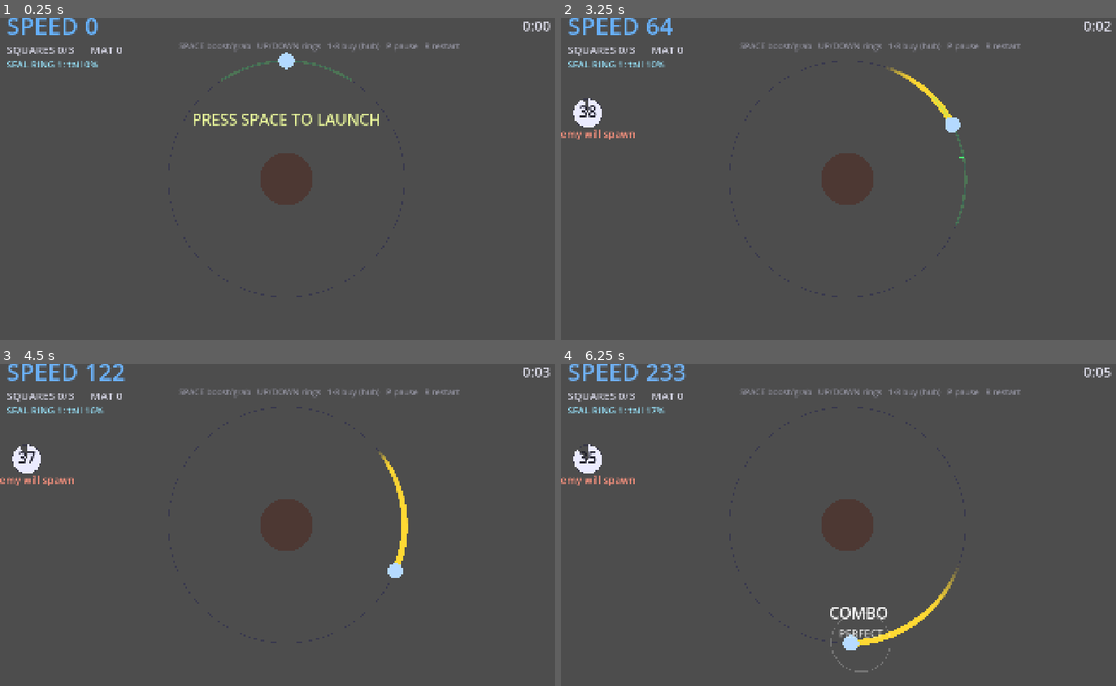
Above: before the commit, frames 1-4 (two rows, left to right).
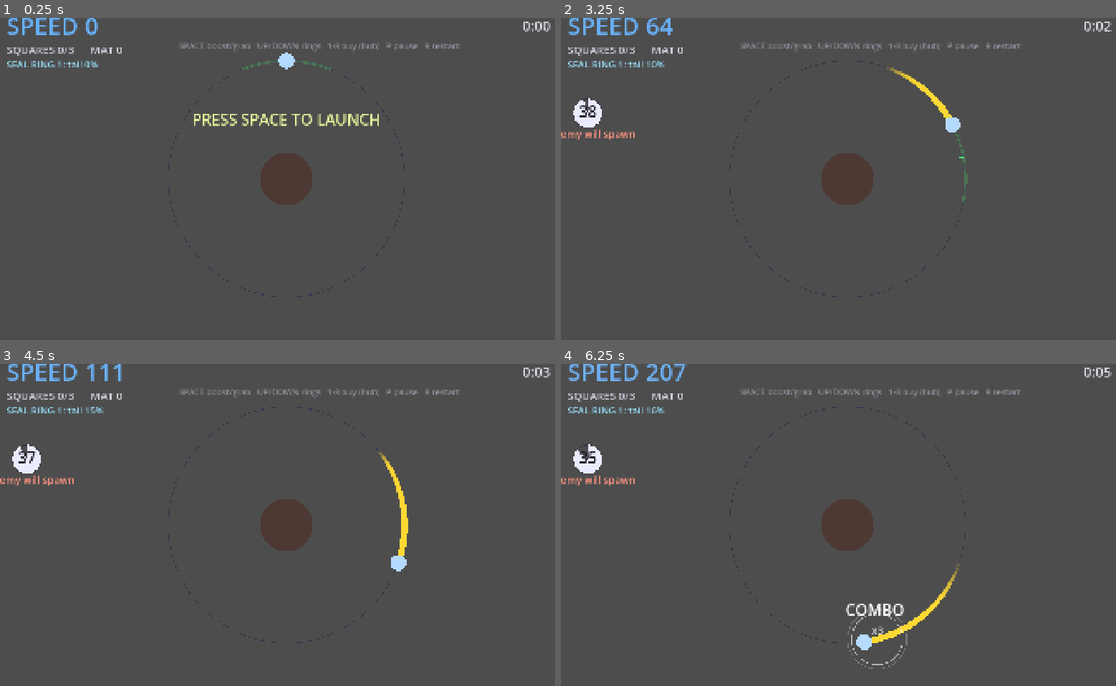
Above: after the commit, the same moments.

Repository: kjbrown-sandbox/juniper-dev-gamejam
Game: Godot game, scene res://Game.tscn
Two runs of this game, one before a commit and one after it. Both use one fixed random seed, a clock stepped at 60 frames per second and the inputs below.
Inputs (mouse positions are in pixels of both pictures, inside the frame that each line leads up to):
- Up to frame 1 (0.25 s): no input
- Up to frame 2 (3.25 s): tap Enter at 0.5 s; move the mouse to (971, 162) at 0.52 s; hold Up 0.53-1.28 s; tap 1 at 0.6 s; click (971, 162) at 0.67 s; tap Space at 0.77, 1.07, 1.52, 1.82, 3.02 s; tap 2 at 0.8, 1.35 s; move the mouse to (733, 195) at 1.27 s; hold Down 1.28-2.03 s; click (733, 195) at 1.42 s; tap 3 at 1.55, 2.1 s; move the mouse to (905, 108) at 2.02 s; hold Up from 2.03 s (still down); click (905, 108) at 2.17 s; tap 4 at 2.3, 2.85 s; move the mouse to (816, 243) at 2.77 s; click (816, 243) at 2.92 s; tap 5 at 3.05 s
- Up to frame 3 (4.5 s): tap Space at 3.32, 3.77, 4.07 s; move the mouse to (460, 573) at 3.52 s; release Up at 3.53 s; hold Down from 3.53 s (still down); tap 5 at 3.6 s; click (460, 573) at 3.67 s; tap 6 at 3.8, 4.35 s; move the mouse to (116, 476) at 4.27 s; click (116, 476) at 4.42 s
- Up to frame 4 (6.25 s): tap Space at 4.52, 4.82, 6.02 s; tap 7 at 4.55, 5.1 s; move the mouse to (877, 525) at 5.02 s; click (877, 525) at 5.17 s; tap 8 at 5.3, 5.85 s; move the mouse to (760, 444) at 5.77 s; release Down at 5.78 s; hold Up from 5.78 s (still down); click (760, 444) at 5.92 s; tap 9 at 6.05 s

The runs differ from the first frame. In frame 1, less than 0.1% of the frame differs, in the area x 39-64%, y 14-20%; in frame 2, less than 0.1%; in frame 3, 0.3%; in frame 4, 1.1%, in the area x 16-72%, y 0-96%.

Commit message:
Light shockwave (item 6), inventory retier, reach-as-upgrade
- SPACE over light(s) fires one shockwave centered on the boosted lights at 2x the
  square reach: vacuums squares (to cap), cracks asteroids (ignoring the ring gate),
  chips enemies 1 HP. Flash draw honors an optional radius.
- Inventory line retiered to 3/6/10/15/20 with costs 3/6/10/15 (each = prior cap, so
  it bootstraps under the capped wallet); removed Bigger squares; "inv" eff takes a
  per-node amt.
- Reach is no longer a free default: base reaches back to old small values; new
  "Larger space hit" econ chain (5/10/15/20) drives reach_mult()=1+level/6, so the
  15-cost (3rd) tier = the old 1.5x size and IV continues the same step. Scales every
  SPACE check + shockwave + vacuum.

Co-Authored-By: Claude Opus 4.8 (1M context) <noreply@anthropic.com>

Diff:
--- a/Game.gd
+++ b/Game.gd
@@ -29,7 +29,7 @@
 @export var seal_zoom := 1.9            # camera punch-in during the seal
 @export var seal_zoom_time := 0.5       # s to become fully zoomed in
 @export var reveal_dur := 1.8           # s the camera zooms out to show the newly opened ring
-@export var gate_dist := 105.0          # px along the ring to accept a light (same on every ring)
+@export var gate_dist := 70.0          # px along the ring to accept a light (same on every ring)
 @export var light_delay := 2.0
 @export var light_delay_jitter := 0.25
 @export var light_cost := 1.0
@@ -61,7 +61,7 @@
 @export var feed_per_square := 5.0
 @export var material_max := 1             # squares on the ring (doubles per upgrade)
 @export var square_ready_time := 1.0      # s a freshly-spawned square fades in before it's grabbable
-@export var pickup_radius := 135.0
+@export var pickup_radius := 90.0       # base SPACE reach for squares (scaled by reach_mult())
 @export var deposit_interval := 0.12
 @export var suck_time := 0.45
 @export var max_inventory := 3          # most squares you can carry at once (doubles per upgrade)
@@ -73,12 +73,12 @@
 @export var asteroid_speed := 1.2
 @export var asteroid_hits := 3
 @export var asteroid_hit_mult := 0.7
-@export var asteroid_tol := 0.24
+@export var asteroid_tol := 0.16
 @export var asteroid_hit_cd := 0.5
 
 # ── Siphoner threats (frontier) ────────────────────────────
 @export var threat_radius := 14.0
-@export var enemy_hit_dist := 105.0     # proximity to SPACE-hit an enemy
+@export var enemy_hit_dist := 70.0      # base SPACE reach for enemies (scaled by reach_mult())
 @export var enemy_contact_dist := 34.0  # proximity at which a passed enemy slows you (item 9)
 @export var threat_speed := 90.0
 @export var threat_hp := 2
@@ -154,6 +154,7 @@
 var has_material_boost := false
 var has_ramming := false
 var has_vacuum := false
+var reach_level := 0      # "Larger space hit" upgrades; reach_mult() = 1 + level/6 (lvl3 = 1.5x)
 var beam_on := false
 var shop_sq: Array = []
 var shop_bt: Array = []
@@ -197,8 +198,12 @@
 func econ_nodes() -> Array:
 	return [
 		{ "id":"esq",    "name":"More squares",            "req":"",       "cost":1,  "eff":"material", "cur":"sq", "desc":"+1 square on the ring" },
+		{ "id":"ereach1","name":"Larger space hit",        "req":"",       "cost":5,  "eff":"reach",    "cur":"sq", "desc":"Bigger SPACE reach (squares, lights, enemies, asteroids)" },
+		{ "id":"ereach2","name":"Larger space hit II",     "req":"ereach1","cost":10, "eff":"reach",    "cur":"sq", "desc":"Bigger SPACE reach" },
+		{ "id":"ereach3","name":"Larger space hit III",    "req":"ereach2","cost":15, "eff":"reach",    "cur":"sq", "desc":"Bigger SPACE reach" },
+		{ "id":"ereach4","name":"Larger space hit IV",     "req":"ereach3","cost":20, "eff":"reach",    "cur":"sq", "desc":"Bigger SPACE reach" },
 		{ "id":"ecore1", "name":"More core capacity",      "req":"esq",    "cost":2,  "eff":"core",     "cur":"sq", "desc":"Double the core's capacity" },
-		{ "id":"einv1",  "name":"More square capacity",    "req":"esq",    "cost":2,  "eff":"inv",      "cur":"sq", "desc":"Carry +3 more squares" },
+		{ "id":"einv1",  "name":"More square capacity",    "req":"esq",    "cost":3,  "amt":3, "eff":"inv", "cur":"sq", "desc":"Carry up to 6 squares" },
 		{ "id":"ecore2", "name":"More core capacity II",   "req":"ecore1", "cost":4,  "eff":"core",     "cur":"sq", "desc":"Double the core's capacity" },
 		{ "id":"eb1",    "name":"Boost light",             "req":"ecore1", "cost":5,  "eff":"boost",    "cur":"sq", "desc":"Light +50% speed, but +1 core/light" },
 		{ "id":"ecore3", "name":"More core capacity III",  "req":"ecore2", "cost":8,  "eff":"core",     "cur":"sq", "desc":"Double the core's capacity" },
@@ -208,10 +213,9 @@
 		{ "id":"edual",  "name":"Double lights",           "req":["efast1","eb2"], "cost":11, "mat":1, "eff":"dual",  "cur":"sq", "desc":"Two boost lights at once (+1 mat)" },
 		{ "id":"eb2",    "name":"Boost light II",          "req":"eb1",    "cost":10, "eff":"boost",    "cur":"sq", "desc":"Light +50% speed, but +1 core/light" },
 		{ "id":"eb3",    "name":"Boost light III",         "req":"eb2",    "cost":20, "eff":"boost",    "cur":"sq", "desc":"Light +50% speed, but +1 core/light" },
-		{ "id":"einv2",  "name":"More square capacity II", "req":"einv1",  "cost":4,  "eff":"inv",      "cur":"sq", "desc":"Carry +3 more squares" },
-		{ "id":"einv3",  "name":"More square capacity III","req":"einv2",  "cost":8,  "eff":"inv",      "cur":"sq", "desc":"Carry +3 more squares" },
-		{ "id":"ebig1",  "name":"Bigger squares",          "req":"einv2",  "cost":5,  "eff":"feed",     "cur":"sq", "desc":"Each square feeds +1 more core" },
-		{ "id":"ebig2",  "name":"Bigger squares II",       "req":"ebig1",  "cost":13, "eff":"feed",     "cur":"sq", "desc":"Each square feeds +1 more core" },
+		{ "id":"einv2",  "name":"More square capacity II", "req":"einv1",  "cost":6,  "amt":4, "eff":"inv", "cur":"sq", "desc":"Carry up to 10 squares" },
+		{ "id":"einv3",  "name":"More square capacity III","req":"einv2",  "cost":10, "amt":5, "eff":"inv", "cur":"sq", "desc":"Carry up to 15 squares" },
+		{ "id":"einv4",  "name":"More square capacity IV", "req":"einv3",  "cost":15, "amt":5, "eff":"inv", "cur":"sq", "desc":"Carry up to 20 squares" },
 		{ "id":"esq2",   "name":"More squares II",         "req":"einv1",  "cost":3,  "eff":"material", "cur":"sq", "desc":"+1 square on the ring" },
 		{ "id":"esq3",   "name":"More squares III",        "req":"esq2",   "cost":6,  "eff":"material", "cur":"sq", "desc":"+1 square on the ring" },
 		{ "id":"esq4",   "name":"More squares IV",         "req":"esq3",   "cost":12, "eff":"material", "cur":"sq", "desc":"+1 square on the ring" },
@@ -299,6 +303,7 @@
 	has_material_boost = false
 	has_ramming = false
 	has_vacuum = false
+	reach_level = 0
 	beam_on = false
 	bought = {}
 	# restore upgrade-modified tunables to their export bases (snapshotted in _ready)
@@ -380,6 +385,12 @@
 	return r * Vector2(cos(a), sin(a))
 
 
+func reach_mult() -> float:
+	# SPACE-hit reach grows with "Larger space hit": +1/6 per level, so level 3 = 1.5x (the
+	# old default size), level 4 keeps the same step (1.667x).
+	return 1.0 + float(reach_level) / 6.0
+
+
 func speed_t() -> float:
 	return clampf(speed / max_speed, 0.0, 1.0)
 
@@ -600,7 +611,7 @@
 		if has_vacuum:
 			for i in range(materials.size() - 1, -1, -1):
 				var mv: Dictionary = materials[i]
-				if mv.ready <= 0.0 and inventory < max_inventory and moon_world().distance_to(ring_point(ring_r(1), mv.angle)) < pickup_radius:
+				if mv.ready <= 0.0 and inventory < max_inventory and moon_world().distance_to(ring_point(ring_r(1), mv.angle)) < pickup_radius * reach_mult():
 					collect_square(i)
 
 
@@ -830,11 +841,35 @@
 	# Returns true if the press connected with anything (square/light/enemy/asteroid).
 	var did := false
 	var mw := moon_world()
-	# Grab EVERY square within reach (up to the carry cap). Iterate back-to-front.
+	var rm := reach_mult()   # "Larger space hit" scales every SPACE reach below
+
+	# Lights FIRST — boosting one (or several aligned at once) fires a single shockwave centered
+	# on the boosted lights, reaching 2× the square-grab radius. It sweeps squares, asteroids, and
+	# enemies in that blast (Euclidean), on top of the normal per-target reach below.
+	var shock_pts: Array[Vector2] = []
+	for i in range(lights.size() - 1, -1, -1):
+		if display_radius * absf(wrapf(angle - lights[i], -PI, PI)) <= gate_dist * rm:
+			shock_pts.append(ring_point(display_radius, lights[i]))
+			do_boost(i)
+			did = true
+	var shock := not shock_pts.is_empty()
+	var shock_r := pickup_radius * 2.0 * rm
+	var shock_c := Vector2.ZERO
+	if shock:
+		for p in shock_pts:
+			shock_c += p
+		shock_c /= float(shock_pts.size())
+		flashes.append({ "pos": shock_c, "life": 0.55, "r": shock_r })
+		shake = minf(2.0, shake + 0.5)
+		for n in 20:
+			particles.append({ "pos": shock_c, "vel": Vector2.from_angle(randf_range(-PI, PI)) * randf_range(160.0, 380.0), "life": randf_range(0.3, 0.6) })
+
+	# Squares — normal reach from the moon, OR caught in the shockwave. Up to the carry cap.
 	for i in range(materials.size() - 1, -1, -1):
 		var m: Dictionary = materials[i]
-		if mw.distance_to(ring_point(ring_r(1), m.angle)) < pickup_radius:
-			var sp := ring_point(ring_r(1), m.angle) + Vector2(0, -26)
+		var smp := ring_point(ring_r(1), m.angle)
+		if mw.distance_to(smp) < pickup_radius * rm or (shock and shock_c.distance_to(smp) < shock_r):
+			var sp := smp + Vector2(0, -26)
 			if m.ready > 0.0:
 				popups.append({ "pos": sp, "text": "NOT READY", "life": 0.6, "size": 14 })
 				did = true
@@ -844,48 +879,50 @@
 			else:
 				collect_square(i)
 				did = true
-	# Boost on EVERY aligned light at once.
-	for i in range(lights.size() - 1, -1, -1):
-		if display_radius * absf(wrapf(angle - lights[i], -PI, PI)) <= gate_dist:
-			do_boost(i)
-			did = true
-	# SPACE-hit EVERY enemy within reach. A still-flying enemy hit mid-air (while traversing)
-	# dies instantly; a latched enemy, or any hit while on a ring, takes one normal HP.
+
+	# Enemies — normal reach (with the mid-air instakill) OR the shockwave (always a normal 1 HP).
 	var hit_enemy := false
 	for t in threats:
-		if mw.distance_to(ring_point(t.radius, t.angle)) < enemy_hit_dist:
-			var midair: bool = moving and not t.latched
-			if midair:
-				t.hp = 0
-			else:
-				t.hp -= 1
-			t.cd = asteroid_hit_cd   # a successful hit suppresses the contact-slow this pass
-			hit_enemy = true
-			did = true
-			var ep := ring_point(t.radius, t.angle)
-			shake = minf(1.8, shake + (0.5 if t.hp <= 0 else 0.25))
-			for i in (10 if t.hp <= 0 else 5):
-				particles.append({ "pos": ep, "vel": Vector2.from_angle(randf_range(-PI, PI)) * randf_range(120.0, 280.0), "life": randf_range(0.2, 0.5) })
-			if midair:
-				popups.append({ "pos": ep + Vector2(0, -30), "text": "MID-AIR KILL BONUS", "life": 0.9, "size": 18 })
+		var ep := ring_point(t.radius, t.angle)
+		var in_normal: bool = mw.distance_to(ep) < enemy_hit_dist * rm
+		var in_shock: bool = shock and shock_c.distance_to(ep) < shock_r
+		if not (in_normal or in_shock):
+			continue
+		var midair: bool = in_normal and moving and not t.latched
+		if midair:
+			t.hp = 0
+		else:
+			t.hp -= 1
+		t.cd = asteroid_hit_cd   # a successful hit suppresses the contact-slow this pass
+		hit_enemy = true
+		did = true
+		shake = minf(1.8, shake + (0.5 if t.hp <= 0 else 0.25))
+		for i in (10 if t.hp <= 0 else 5):
+			particles.append({ "pos": ep, "vel": Vector2.from_angle(randf_range(-PI, PI)) * randf_range(120.0, 280.0), "life": randf_range(0.2, 0.5) })
+		if midair:
+			popups.append({ "pos": ep + Vector2(0, -30), "text": "MID-AIR KILL BONUS", "life": 0.9, "size": 18 })
 	if hit_enemy:
 		threats = threats.filter(func(t): return t.hp > 0)
-	# SPACE-hit asteroids you're passing on ring 3 (one hit per press; the slowdown is passive).
-	if unlocked >= 3 and current_ring == 2:
+
+	# Asteroids — normal hit needs you on ring 2 within tol; the shockwave reaches any in blast range.
+	if unlocked >= 3:
 		var hit_ast := false
 		for ast in asteroids:
-			if absf(wrapf(angle - ast.angle, -PI, PI)) < asteroid_tol:
-				ast.hits_left -= 1
-				hit_ast = true
-				did = true
-				var ap := ring_point(ring_r(2), ast.angle)
-				shake = minf(1.8, shake + 0.3)
-				for i in 6:
-					particles.append({ "pos": ap, "vel": Vector2.from_angle(randf_range(-PI, PI)) * randf_range(90.0, 200.0), "life": randf_range(0.2, 0.45) })
-				if ast.hits_left <= 0:
-					asteroid_mats += 1
-					asteroid_respawn = asteroid_respawn_delay
-					popups.append({ "pos": ap, "text": "+MAT", "life": 0.7, "size": 16 })
+			var ap := ring_point(ring_r(2), ast.angle)
+			var in_normal_a: bool = current_ring == 2 and absf(wrapf(angle - ast.angle, -PI, PI)) < asteroid_tol * rm
+			var in_shock_a: bool = shock and shock_c.distance_to(ap) < shock_r
+			if not (in_normal_a or in_shock_a):
+				continue
+			ast.hits_left -= 1
+			hit_ast = true
+			did = true
+			shake = minf(1.8, shake + 0.3)
+			for i in 6:
+				particles.append({ "pos": ap, "vel": Vector2.from_angle(randf_range(-PI, PI)) * randf_range(90.0, 200.0), "life": randf_range(0.2, 0.45) })
+			if ast.hits_left <= 0:
+				asteroid_mats += 1
+				asteroid_respawn = asteroid_respawn_delay
+				popups.append({ "pos": ap, "text": "+MAT", "life": 0.7, "size": 16 })
 		if hit_ast:
 			asteroids = asteroids.filter(func(a): return a.hits_left > 0)
 	return did
@@ -939,13 +976,13 @@
 	bought[id] = 1
 	match node.eff:
 		"material":  material_max += 1
-		"inv":       max_inventory += 3
+		"inv":       max_inventory += int(node.get("amt", 3))
+		"reach":     reach_level += 1
 		"core":      core_cap *= 2.0
 		"boost":     boost_base *= (1.0 + boost_up); light_cost += 1.0
 		"fast1":     light_delay = 1.5
 		"fast2":     light_delay = 1.0
 		"dual":      light_count = 2
-		"feed":      overflow_mult += 1
 		"horns":     has_horns = true; asteroid_hits = 2
 		"horns2":    has_horns2 = true; asteroid_hits = 1
 		"asteroids": asteroid_max += 1
@@ -1060,7 +1097,8 @@
 
 	for fl in flashes:
 		var fa := clampf(fl.life / 0.6, 0.0, 1.0)
-		draw_arc(c + fl.pos * z, (1.0 - fa) * 120.0 + 6.0, 0.0, TAU, 32, Color(1, 1, 1, fa), 3.0)
+		var maxr: float = fl.get("r", 120.0)   # shockwaves pass a larger radius
+		draw_arc(c + fl.pos * z, (1.0 - fa) * maxr + 6.0, 0.0, TAU, 32, Color(1, 1, 1, fa), 3.0)
 
 	# Flying squares (feed animation).
 	for f in flying:
